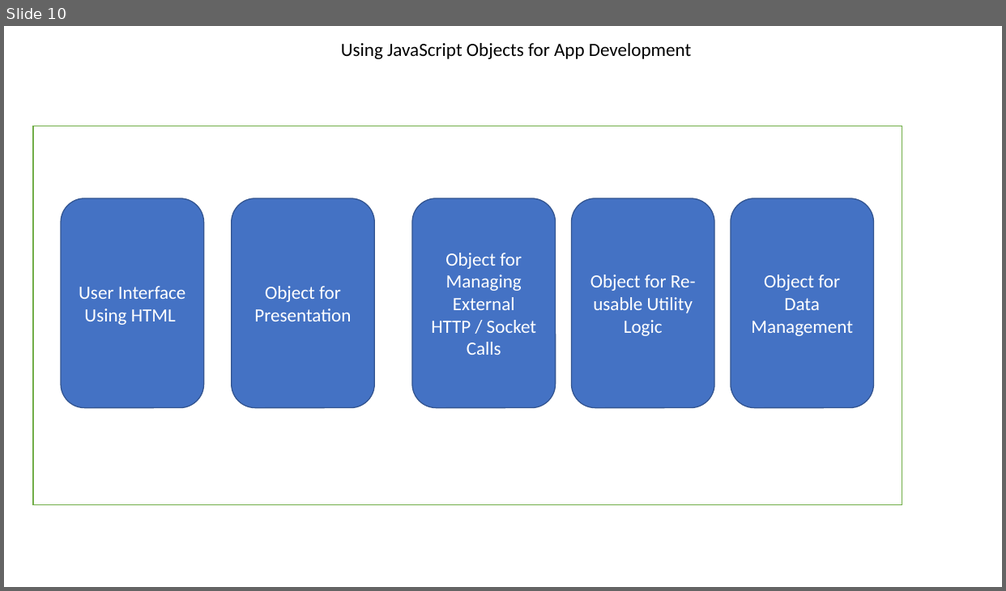
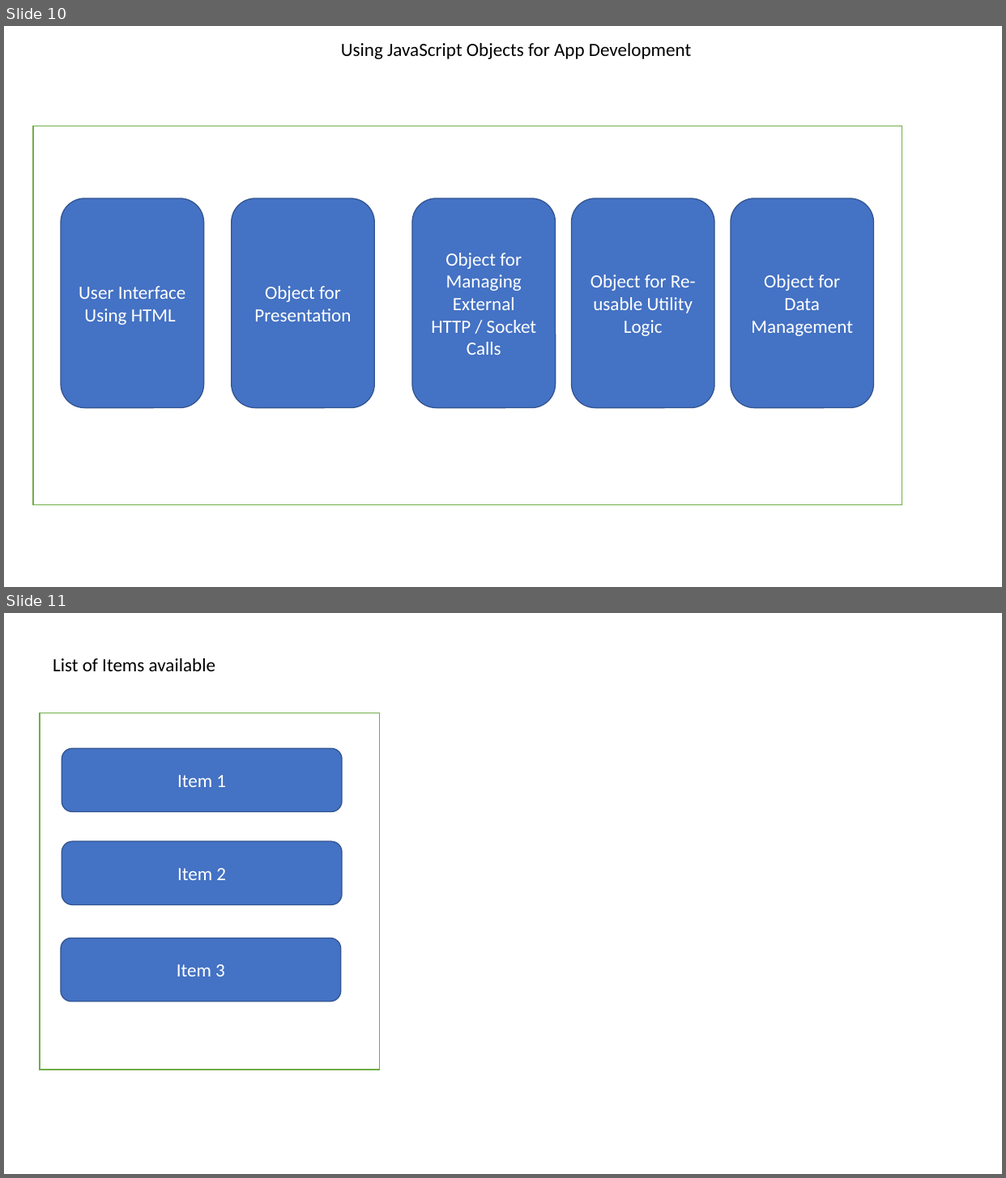
Before and after one commit to maheshsabnis/blazemarch2021, a slide deck: SpotPPTs.pptx. Shown one above the other, each under a label of ours: slide 10 before the commit, slides 10 and 11 after it. The pictures are 1006x591 and 1006x1178 pixels, drawn with LibreOffice and Linux fonts; fonts in the diff are those of the drawing. Boxes give left, top, right and bottom in pixels: in the first picture for what was removed or moved away, otherwise in the second. Text is boxed around its words. In the diff, an @@ line names an element or a change of style, - is before the commit and + after.

```diff
--- a/SpotPPTs.pptx
+++ b/SpotPPTs.pptx
@@ slide 11 added at <box>4,613,1002,1174</box>, background #FFFFFF @@
@@ text added at <box>53,658,215,671</box>, 18 pt, text #000000 @@
+List of Items available
@@ rectangle added at <box>40,713,380,1070</box>, fill #FFFFFF, outline #70AD47 1 pt @@
@@ rounded rectangle added at <box>62,748,342,812</box>, fill #4472C4, outline #325491 1 pt, 18 pt, text #FFFFFF @@
+Item 1
@@ rounded rectangle added at <box>62,841,342,905</box>, fill #4472C4, outline #325491 1 pt, 18 pt, text #FFFFFF @@
+Item 2
@@ rounded rectangle added at <box>61,938,341,1002</box>, fill #4472C4, outline #325491 1 pt, 18 pt, text #FFFFFF @@
+Item 3
```
Also in this commit, not shown: 7 other files.
